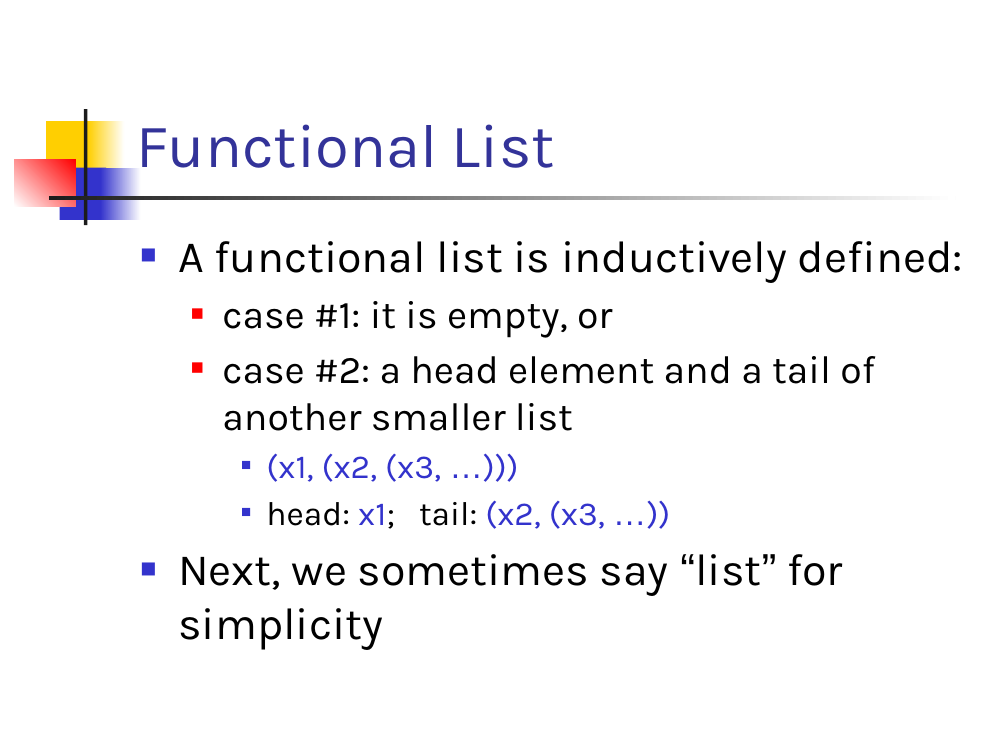
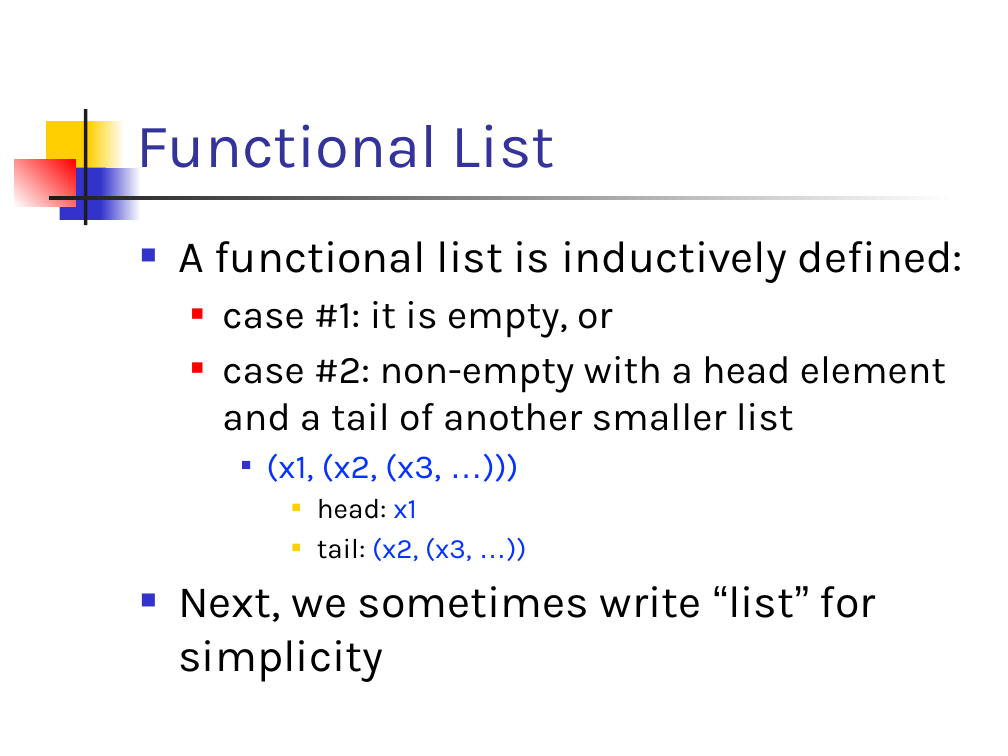
Before and after one commit to csslab-ustc/csslab-ustc.github.io, a slide deck: slide 3 of courses/sysprog/slides/lec13-funList.pptx (slide 4 before the commit). Drawn at 1008x756 pixels with LibreOffice and Linux fonts; fonts in the diff are those of the drawing. Boxes give left, top, right and bottom in pixels: in the first picture for what was removed or moved away, otherwise in the second. Text is boxed around its words. In the diff, an @@ line names an element or a change of style, - is before the commit and + after.

```diff
--- a/courses/sysprog/slides/lec13-funList.pptx
+++ b/courses/sysprog/slides/lec13-funList.pptx
@@ text at (x1=222, y1=356, x2=946, y2=431): text changed @@
-  ■ case #2: a head element and a tail of another smaller list
+  ■ case #2: non-empty with a head element and a tail of another smaller list
@@ text at (x1=266, y1=453, x2=441, y2=482): text colour #3333CC to #0432FF in "(x1, (x2, (x3, …)))" @@
@@ text at (x1=178, y1=499, x2=876, y2=682): text changed @@
-    ■ head: x1; tail: (x2, (x3, …))
-■ Next, we sometimes say “list” for simplicity
+      ■ head: x1
+      ■ tail: (x2, (x3, …))
+■ Next, we sometimes write “list” for simplicity
```
Also in this commit, not shown: 11 other slides changed, 1 slide removed, 10 other files.
